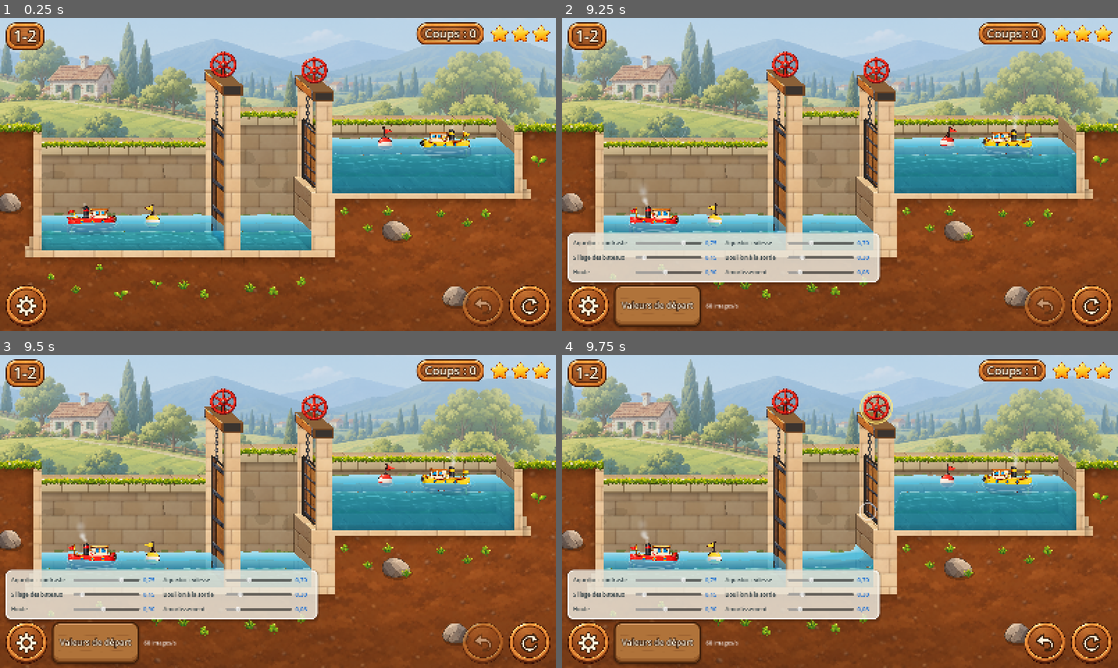
Above: before the commit, frames 1-4 (two rows, left to right).
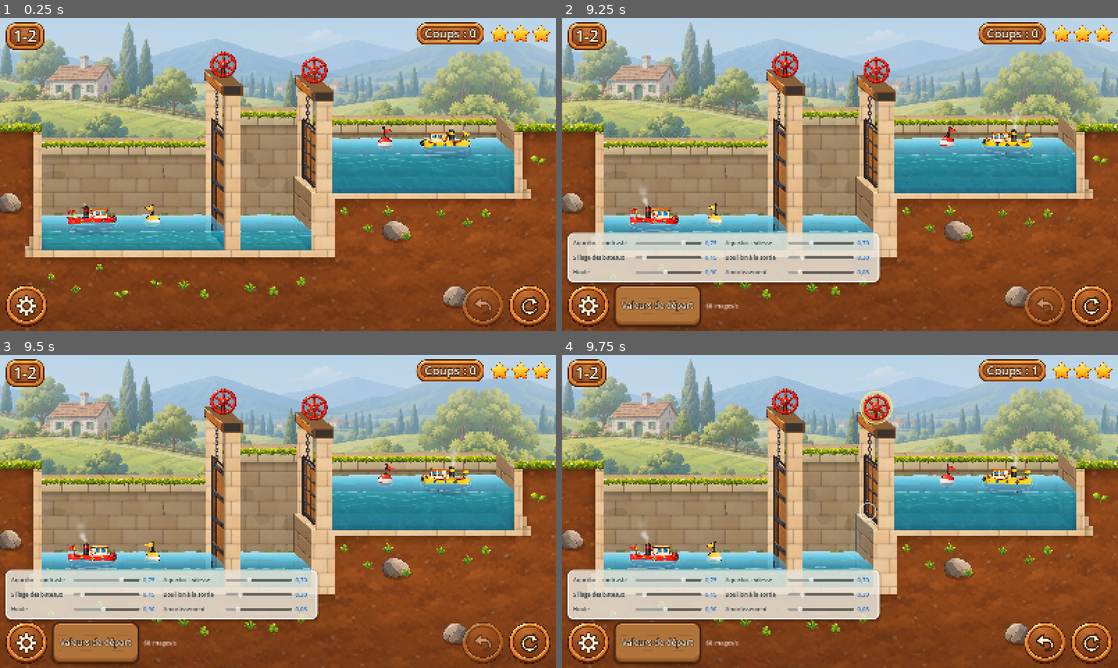
Above: after the commit, the same moments.

Repository: VincentDebaty/station
Game: Godot game, scene res://principal.tscn
Two runs of this game, one before a commit and one after it. Both use one fixed random seed, a clock stepped at 60 frames per second and the inputs below.
Inputs (mouse positions are in pixels of both pictures, inside the frame that each line leads up to):
- Up to frame 1 (0.25 s): no input
- Up to frame 2 (9.25 s): click (1090, 305) at 0.5 s; click (589, 305) at 1.25 s; click "Valeurs de départ" at 2 s; click (1090, 305) at 2.75 s; click (589, 305) at 3.52 s; click (1090, 305) at 4.25 s; click (589, 305) at 5 s; click "Valeurs de départ" at 5.75 s; click "Valeurs de départ" at 6.5 s; move the mouse to (812, 237) at 7.27 s; click (812, 237) at 7.42 s; drag from (1006, 221) to (812, 237) at 8.02 s; move the mouse to (673, 127) at 8.77 s; click (673, 127) at 8.92 s
- Up to frame 3 (9.5 s): no input
- Up to frame 4 (9.75 s): drag from (867, 511) to (673, 464) at 9.52 s

Frames 1-3 are identical in both runs. In frame 4, 0.2% of the frame differs, in the area x 48-92%, y 43-69%.

Commit message:
La cascade revient dès le début de l'ouverture
Vincent : « au début de l'ouverture, il n'y a plus de cascade ». La
correction précédente coupait la lame dès qu'elle était plus mince que
8 px, y compris au début, porte à peine décollée au-dessus d'un sas
encore bas. Elle ne se coupe plus que si l'eau d'en bas recouvre déjà le
seuil.

Co-Authored-By: Claude Opus 5.5 <noreply@anthropic.com>

Diff:
--- a/prototypes/ecluses-godot/canal.gd
+++ b/prototypes/ecluses-godot/canal.gd
@@ -2118,10 +2118,14 @@
 		var surf_b := minf(eaux[l].hauteur_a(bord_x + sens * 20.0), eaux[l].fond_y)
 		var haut_l := po.y_seuil - jt.fente
 		var bas_l := minf(po.y_seuil, surf_b)
-		if bas_l - haut_l < 8.0:
+		# (seulement quand l'eau d'en bas recouvre déjà le seuil : au début,
+		# porte à peine décollée au-dessus d'un sas bas, la lame est mince mais
+		# bien là — la couper supprimait la cascade, Vincent)
+		var noyee := surf_b < po.y_seuil - 2.0
+		if noyee and bas_l - haut_l < 8.0:
 			jt.force = 0.0
 			pentes[i] = true
-		else:
+		elif noyee:
 			jt.fente = bas_l - haut_l
 			jt.origine = Vector2(bord_x, (haut_l + bas_l) * 0.5)
 		if degagee:
